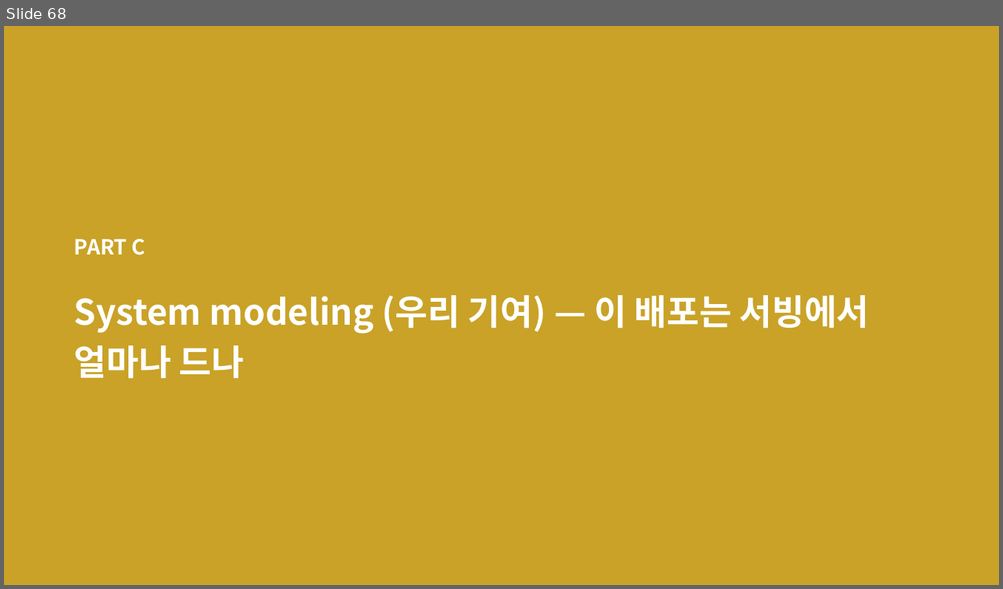
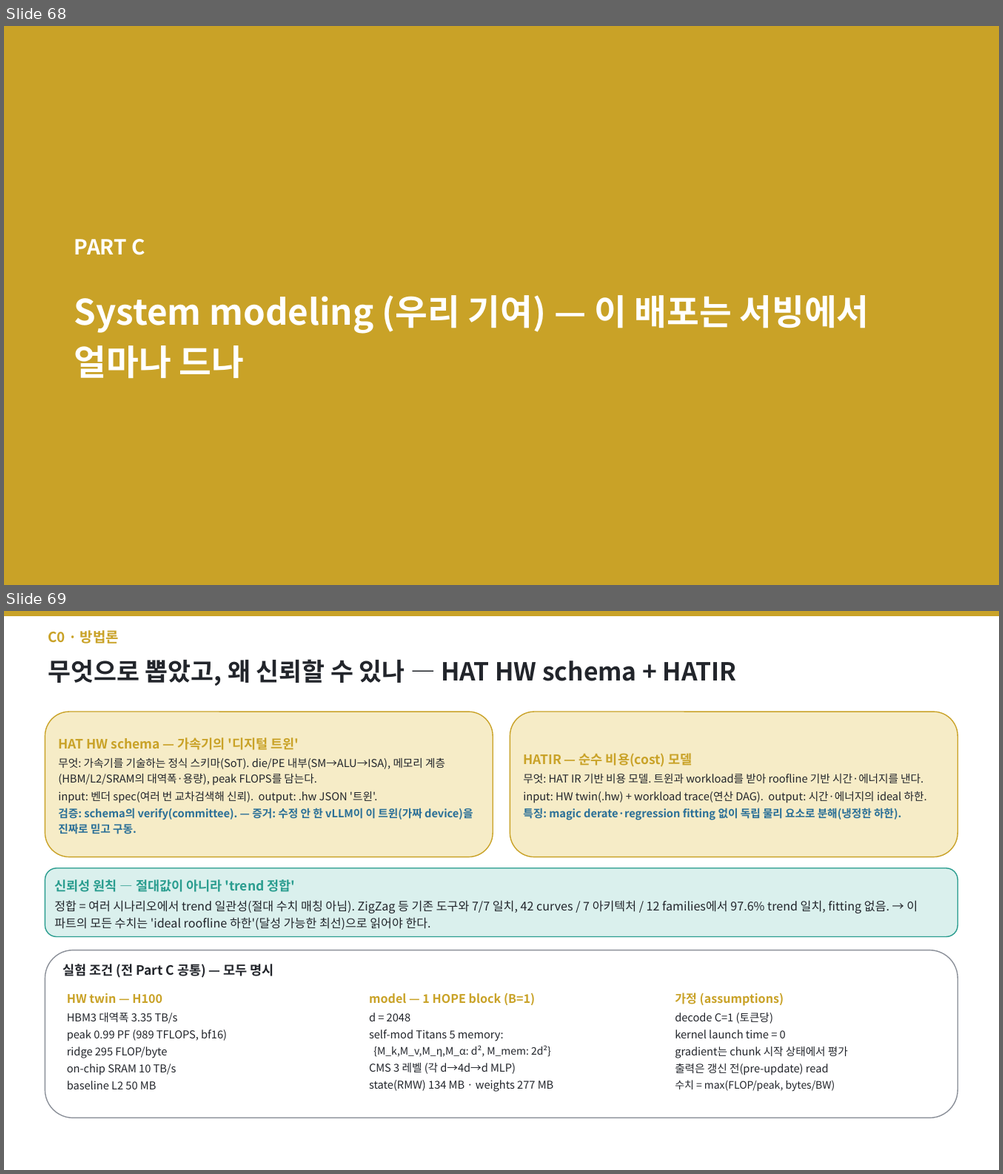
Before and after one commit to jimmylegendary/neural-memory-study, a slide deck: seminar/TTT-seminar.pptx. Shown one above the other, each under a label of ours: slide 68 before the commit, slides 68 and 69 after it. The pictures are 1003x589 and 1003x1174 pixels, drawn with LibreOffice and Linux fonts; fonts in the diff are those of the drawing. Boxes give left, top, right and bottom in pixels: in the first picture for what was removed or moved away, otherwise in the second. Text is boxed around its words. In the diff, an @@ line names an element or a change of style, - is before the commit and + after.

```diff
--- a/seminar/TTT-seminar.pptx
+++ b/seminar/TTT-seminar.pptx
@@ slide 69 added at (4,611,999,1170), background #FFFFFF @@
@@ rectangle added at (4,611,999,615), fill #C9A227, outline #C9A227 1 pt @@
@@ text added at (48,630,119,644), 13.5 pt, text #C9A227, bold @@
+C0 · 방법론
@@ text added at (48,659,736,686), 24 pt, text #22252B, bold @@
+무엇으로 뽑았고, 왜 신뢰할 수 있나 — HAT HW schema + HATIR
@@ rounded rectangle added at (45,712,492,857), fill #F6ECC7, outline #C9A227 1 pt, 10.5 pt, text #22252B @@
+HAT HW schema — 가속기의 '디지털 트윈'
+무엇: 가속기를 기술하는 정식 스키마(SoT). die/PE 내부(SM→ALU→ISA), 메모리 계층(HBM/L2/SRAM의 대역폭·용량), peak FLOPS를 담는다.
+input: 벤더 spec(여러 번 교차검색해 신뢰). output: .hw JSON '트윈'.
+검증: schema의 verify(committee). — 증거: 수정 안 한 vLLM이 이 트윈(가짜 device)을 진짜로 믿고 구동.
@@ rounded rectangle added at (510,712,958,857), fill #F6ECC7, outline #C9A227 1 pt, 10.5 pt, text #22252B @@
+HATIR — 순수 비용(cost) 모델
+무엇: HAT IR 기반 비용 모델. 트윈과 workload를 받아 roofline 기반 시간·에너지를 낸다.
+input: HW twin(.hw) + workload trace(연산 DAG). output: 시간·에너지의 ideal 하한.
+특징: magic derate·regression fitting 없이 독립 물리 요소로 분해(냉정한 하한).
@@ rounded rectangle added at (45,869,958,937), fill #DAF0ED, outline #2A9D8F 1 pt, 11.5 pt, text #22252B @@
+신뢰성 원칙 — 절대값이 아니라 'trend 정합'
+정합 = 여러 시나리오에서 trend 일관성(절대 수치 매칭 아님). ZigZag 등 기존 도구와 7/7 일치, 42 curves / 7 아키텍처 / 12 families에서 97.6% trend 일치, fitting 없음. → 이 파트의 모든 수치는 'ideal roofline 하한'(달성 가능한 최선)으로 읽어야 한다.
@@ rounded rectangle added at (45,951,958,1119), fill #FFFFFF, outline #8A8F98 1 pt @@
@@ text added at (63,964,274,978), 12.5 pt, text #22252B, bold @@
+실험 조건 (전 Part C 공통) — 모두 명시
@@ text added at (67,994,227,1090), 10.5 pt, text #22252B @@
+HW twin — H100
+HBM3 대역폭 3.35 TB/s
+peak 0.99 PF (989 TFLOPS, bf16)
+ridge 295 FLOP/byte
+on-chip SRAM 10 TB/s
+baseline L2 50 MB
@@ text added at (369,994,553,1092), 10.5 pt, text #22252B @@
+model — 1 HOPE block (B=1)
+d = 2048
+self-mod Titans 5 memory:
+{M_k,M_v,M_η,M_α: d², M_mem: 2d²}
+CMS 3 레벨 (각 d→4d→d MLP)
+state(RMW) 134 MB · weights 277 MB
@@ text added at (674,993,848,1092), 10.5 pt, text #22252B @@
+가정 (assumptions)
+decode C=1 (토큰당)
+kernel launch time = 0
+gradient는 chunk 시작 상태에서 평가
+출력은 갱신 전(pre-update) read
+수치 = max(FLOP/peak, bytes/BW)
```
Also in this commit, not shown: 2 other slides added, 1 slide removed, 2 other files.
